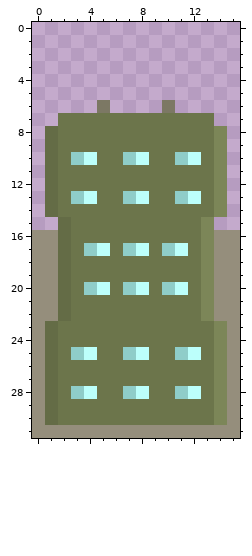
Pixel-art sprite -- apocalypse/core/assets/starsystem/city/Building04.png. The picture above is the old version.
The file is 16x32 pixels. Pixels under 10% opacity are left out. Colours within 5 levels of each other are drawn and written as one.
After:
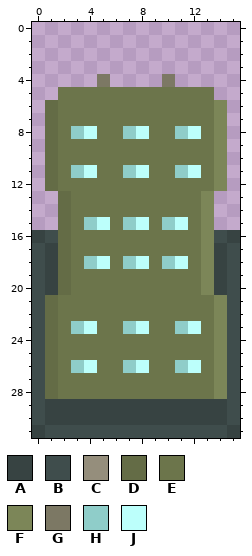
Palette (. is transparent): A #374342  B #3f4d4c  C #958e7c  D #646c46  E #6c754b  F #7c8658  G #7c7864  H #8fcdc9  J #bcfffb
Changes in this commit:
@@ x 0..15 @@
  3 ................
- 4 ................
- 5 ................
- 6 .....G....G.....
- 7 ..EEEEEEEEEEEE..
- 8 .DEEEEEEEEEEEEF.
+ 4 .....G....G.....
+ 5 ..EEEEEEEEEEEE..
+ 6 .DEEEEEEEEEEEEF.
+ 7 .DEEEEEEEEEEEEF.
+ 8 .DEHJEEHJEEHJEF.
  9 .DEEEEEEEEEEEEF.
-10 .DEHJEEHJEEHJEF.
-11 .DEEEEEEEEEEEEF.
+10 .DEEEEEEEEEEEEF.
+11 .DEHJEEHJEEHJEF.
 12 .DEEEEEEEEEEEEF.
-13 .DEHJEEHJEEHJEF.
-14 .DEEEEEEEEEEEEF.
-15 ..DEEEEEEEEEEF..
-16 CCDEEEEEEEEEEFCC
-17 CCDEHJEHJEHJEFCC
-18 CCDEEEEEEEEEEFCC
-19 CCDEEEEEEEEEEFCC
-20 CCDEHJEHJEHJEFCC
-21 CCDEEEEEEEEEEFCC
-22 CCDEEEEEEEEEEFCC
-23 CDEEEEEEEEEEEEFC
-24 CDEEEEEEEEEEEEFC
-25 CDEHJEEHJEEHJEFC
-26 CDEEEEEEEEEEEEFC
-27 CDEEEEEEEEEEEEFC
-28 CDEHJEEHJEEHJEFC
-29 CDEEEEEEEEEEEEFC
-30 CDEEEEEEEEEEEEFC
-31 CCCCCCCCCCCCCCCC
+13 ..DEEEEEEEEEEF..
+14 ..DEEEEEEEEEEF..
+15 ..DEHJEHJEHJEF..
+16 ABDEEEEEEEEEEFBA
+17 BADEEEEEEEEEEFAB
+18 BADEHJEHJEHJEFAB
+19 BADEEEEEEEEEEFAB
+20 BADEEEEEEEEEEFAB
+21 BDEEEEEEEEEEEEFB
+22 BDEEEEEEEEEEEEFB
+23 BDEHJEEHJEEHJEFB
+24 BDEEEEEEEEEEEEFB
+25 BDEEEEEEEEEEEEFB
+26 BDEHJEEHJEEHJEFB
+27 BDEEEEEEEEEEEEFB
+28 BDEEEEEEEEEEEEFB
+29 BAAAAAAAAAAAAAAB
+30 BAAAAAAAAAAAAAAB
+31 ABBBBBBBBBBBBBBA
